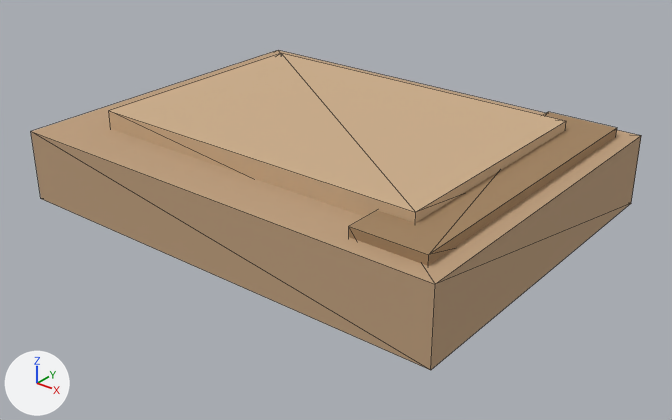
Before and after pictures for a commit that changed the glTF model models/items/leather/model.gltf.
Camera for both pictures: a 50 mm lens placed at (0.294, -0.366, 0.201), pointed at (0.008, -0.008, -0.02). The axes (+X, +Y, +Z) are drawn at lower left. The lights are the same throughout. The picture after the commit comes second. Mesh edges are drawn as thin lines. Vertices at exactly the same position are counted once.

The first picture shows 'leather'.
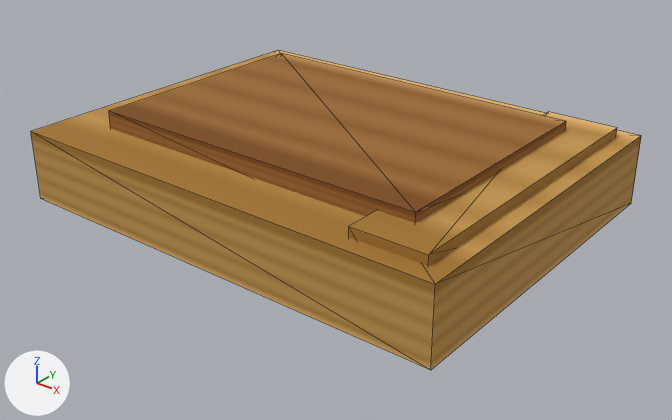
Boxes [x1, y1, x2, y2] around the edits, measured in the pictures (672 x 420 px):
'leather', surface changed (beige to brown)
    both: [31, 50, 641, 370]

Patch to the scene script:
```diff
--- a/models/items/leather/model.gltf.py
+++ b/models/items/leather/model.gltf.py
@@ img_diffuse_png @@
+img_diffuse_png = load_image('diffuse.png', '../bread/textures/diffuse.png', 64, 64, 'sRGB')
@@ mat_leather @@
 mat_leather = principled_material('leather')
-mat_leather.base_color = (0.518, 0.345, 0.204)  # beige #bf9f7d
+mat_leather.texture = img_diffuse_png
 mat_leather.roughness = 0.95
@@ mat_accent @@
 mat_accent = principled_material('accent')
-mat_accent.base_color = (0.627, 0.439, 0.267)  # beige #cfb18d
+mat_accent.texture = img_diffuse_png
 mat_accent.metallic = 0.05
@@ mat_binding @@
 mat_binding = principled_material('binding')
-mat_binding.base_color = (0.361, 0.227, 0.118)  # brown #a28360
+mat_binding.texture = img_diffuse_png
 mat_binding.roughness = 0.95
@@ me_leather @@
 me_leather.from_pydata(...)  # 24 vertices, 36 faces; spans x -0.13..0.13, y -0.1..0.1, z -0.025..0.03
 # used by ob_leather; location = (0.0, 0.0, 0.0)
+# me_leather part 1: texture (UV) coordinates of 36 of 36 faces, centred in x -0.13..0.13, y -0.1..0.1, z -0.025..0.03, changed; they spanned u 0.0..1.0, v 0.0..1.0 and now span u 0.02..0.48, v 0.27..0.98
 me_leather.materials.append(mat_leather)
```
